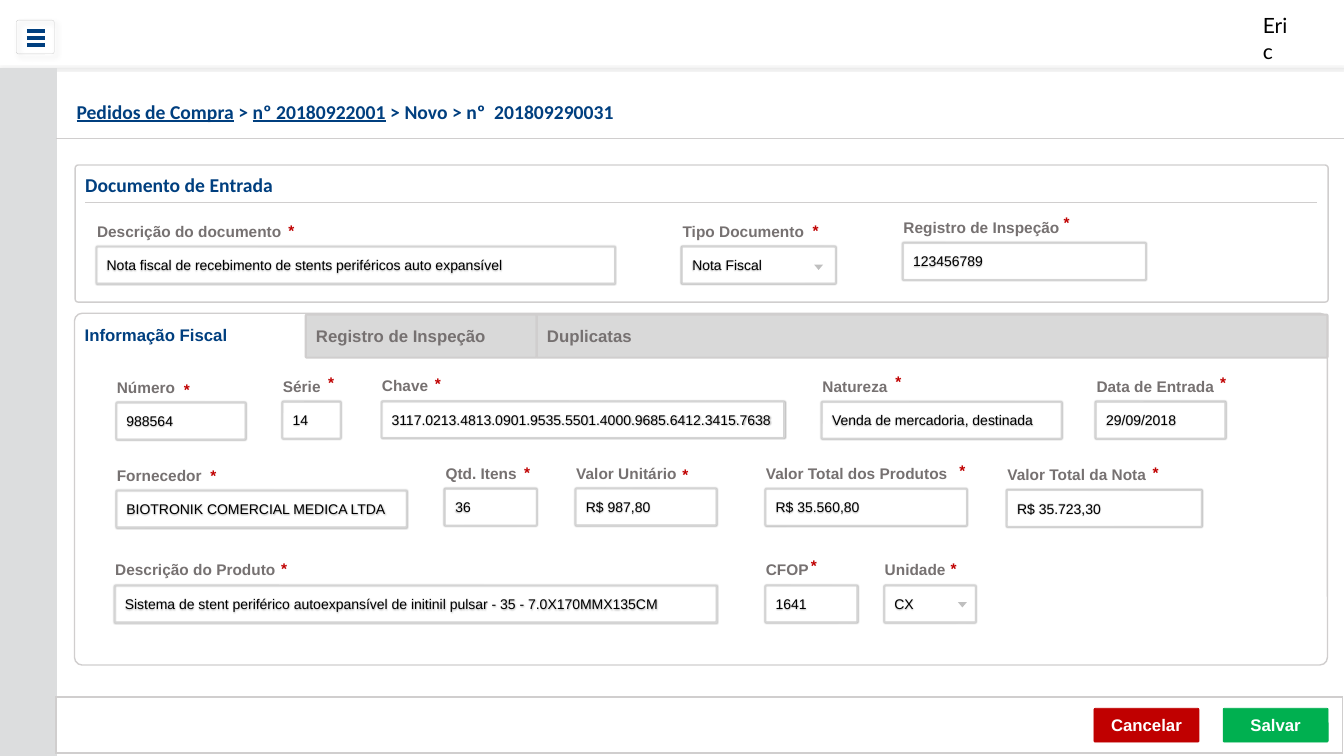
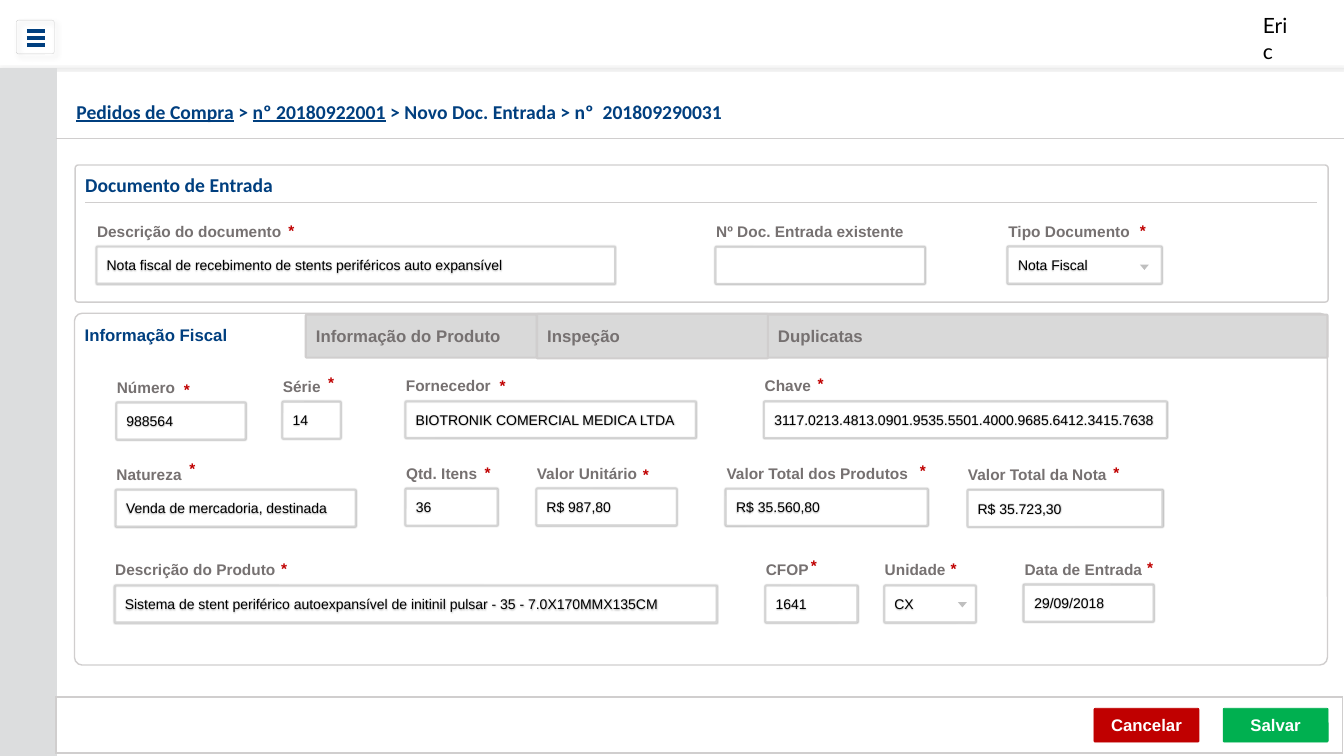
Before and after one commit to ericfgsilva/biograma, a slide deck: slide 5 of prototipo/PedidoDeCompra.pptx. Drawn at 1344x756 pixels with LibreOffice and Linux fonts; fonts in the diff are those of the drawing; background and template pictures are left out. Boxes give left, top, right and bottom in pixels: in the first picture for what was removed or moved away, otherwise in the second. Text is boxed around its words. In the diff, an @@ line names an element or a change of style, - is before the commit and + after.

Commit message:
Inclusão de docu de entrada e validação com Marcoss

```diff
--- a/prototipo/PedidoDeCompra.pptx
+++ b/prototipo/PedidoDeCompra.pptx
@@ text at <box>76,105,722,122</box>: text changed @@
-Pedidos de Compra > nº 20180922001 > Novo > nº 201809290031
+Pedidos de Compra > nº 20180922001 > Novo Doc. Entrada > nº 201809290031
@@ text added at <box>716,226,904,237</box>, 11 pt, text #767171, bold @@
+Nº Doc. Entrada existente
@@ text removed at <box>903,222,1060,236</box> @@
-Registro de Inspeção
@@ text removed at <box>1054,212,1080,236</box> @@
-*
@@ 2 texts, 1 rounded rectangle, 1 triangle: place and size @@
-2 texts, 1 rounded rectangle, 1 triangle at <box>683,219,837,283</box>
+2 texts, 1 rounded rectangle, 1 triangle at <box>1008,219,1163,283</box>
@@ rounded rectangle added at <box>716,247,925,283</box>, outline #D4D4D4 1 pt @@
@@ rounded rectangle removed at <box>903,243,1146,279</box> @@
-123456789
@@ rounded rectangle added at <box>537,314,768,358</box>, fill #D9D9D9, outline #D0CECE 1.5 pt, 12 pt, text #767171, bold @@
+Inspeção
@@ rounded rectangle "Duplicatas": place and size @@
-rounded rectangle "Duplicatas" at <box>537,315,1328,358</box>
+rounded rectangle "Duplicatas" at <box>768,315,1328,358</box>
@@ text in rounded rectangle at <box>316,330,500,346</box>: text changed @@
-Registro de Inspeção
+Informação do Produto
@@ 2 texts, 1 rounded rectangle: place and size @@
-2 texts, 1 rounded rectangle at <box>116,464,406,527</box>
+2 texts, 1 rounded rectangle at <box>405,374,696,438</box>
@@ 2 texts, 1 rounded rectangle: place and size @@
-2 texts, 1 rounded rectangle at <box>381,373,783,438</box>
+2 texts, 1 rounded rectangle at <box>764,373,1167,438</box>
@@ 2 texts, 1 rounded rectangle: place and size @@
-2 texts, 1 rounded rectangle at <box>822,370,1062,439</box>
+2 texts, 1 rounded rectangle at <box>116,458,356,526</box>
@@ 8 texts, 4 rounded rectangles: place and size @@
-8 texts, 4 rounded rectangles at <box>446,460,1202,526</box>
+8 texts, 4 rounded rectangles at <box>405,460,1163,526</box>
@@ text "Data de Entrada": place and size @@
-text "Data de Entrada" at <box>1097,381,1214,392</box>
+text "Data de Entrada" at <box>1025,564,1142,575</box>
@@ text "*": place and size @@
-text "*" at <box>1210,372,1236,396</box>
+text "*" at <box>1137,556,1164,580</box>
@@ rounded rectangle "29/09/2018": place and size @@
-rounded rectangle "29/09/2018" at <box>1096,402,1225,439</box>
+rounded rectangle "29/09/2018" at <box>1024,585,1153,621</box>
```
Also in this commit, not shown: 3 other slides changed, 2 slides added, 1 other file.
